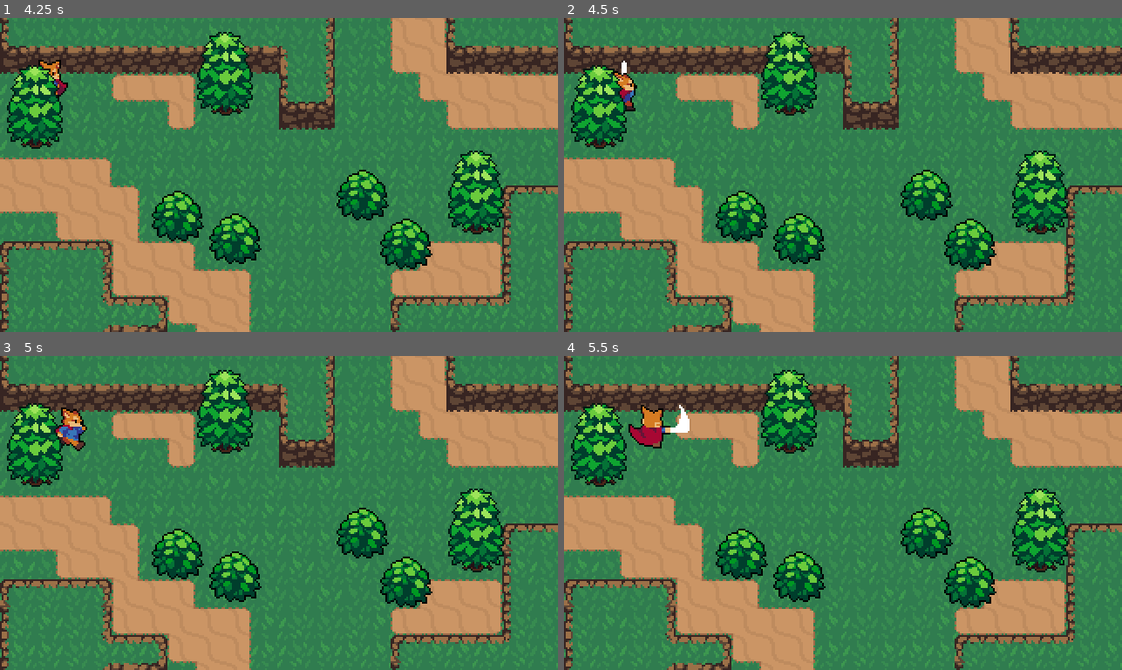
Above: before the commit, frames 1-4 (two rows, left to right).
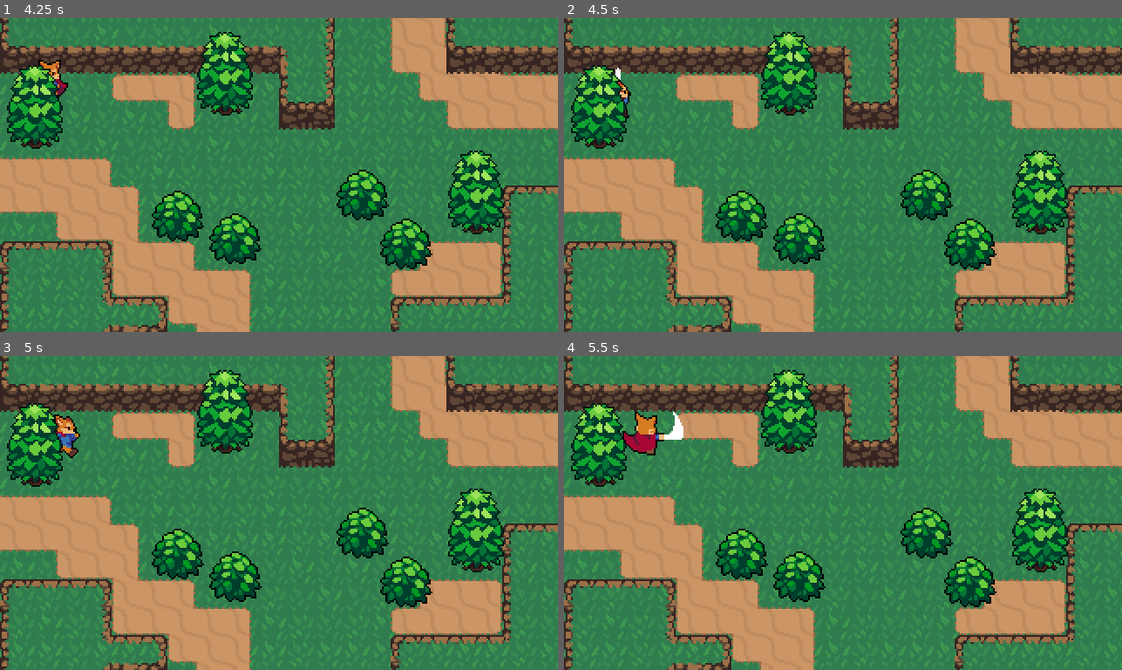
Above: after the commit, the same moments.

Repository: dmmarsh114/godot-tutorial
Game: Godot game, scene res://World.tscn
Two runs of this game, one before a commit and one after it. Both use one fixed random seed, a clock stepped at 60 frames per second and the inputs below.
Inputs:
- Up to frame 1 (4.25 s): tap Enter at 0.5 s; hold Up (ui_up) 0.53-2.03 s; tap F (attack) every 0.75 s from 0.6 to 3.6 s; hold Left (ui_left) 2.03-3.53 s; hold Down (ui_down) from 3.53 s (still down)
- Up to frame 2 (4.5 s): release Down (ui_down) at 4.28 s; hold Right (ui_right) from 4.28 s (still down); tap F (attack) at 4.35 s
- Up to frame 3 (5 s): keep holding Right (ui_right)
- Up to frame 4 (5.5 s): release Right (ui_right) at 5.03 s; hold Up (ui_up) from 5.03 s (still down); tap F (attack) at 5.1 s

Frame 1 is identical in both runs. In frame 2, 0.3% of the frame differs, in the area x 8-14%, y 13-32%; in frame 3, 0.6%; in frame 4, 0.9%, in the area x 10-23%, y 15-32%.

Commit message:
adjusted bush and tree collision

Diff:
--- a/World/Bush.tscn
+++ b/World/Bush.tscn
@@ -3,8 +3,8 @@
 [ext_resource path="res://World/Bush.png" type="Texture" id=1]
 
 [sub_resource type="CapsuleShape2D" id=1]
-radius = 7.0
-height = 8.0
+radius = 3.9497
+height = 10.7088
 
 [node name="Bush" type="StaticBody2D"]
 
@@ -13,5 +13,6 @@
 texture = ExtResource( 1 )
 
 [node name="CollisionShape2D" type="CollisionShape2D" parent="."]
+position = Vector2( 0, 2.227 )
 rotation = -1.5708
 shape = SubResource( 1 )
--- a/World/Tree.tscn
+++ b/World/Tree.tscn
@@ -3,8 +3,8 @@
 [ext_resource path="res://World/Tree.png" type="Texture" id=1]
 
 [sub_resource type="CapsuleShape2D" id=1]
-radius = 7.0
-height = 10.0
+radius = 4.85787
+height = 9.55656
 
 [node name="Tree" type="StaticBody2D"]
 position = Vector2( -1, -11 )
@@ -14,5 +14,5 @@
 texture = ExtResource( 1 )
 
 [node name="CollisionShape2D" type="CollisionShape2D" parent="."]
-position = Vector2( 1, -4 )
+position = Vector2( 1.47157, -3.15945 )
 shape = SubResource( 1 )
